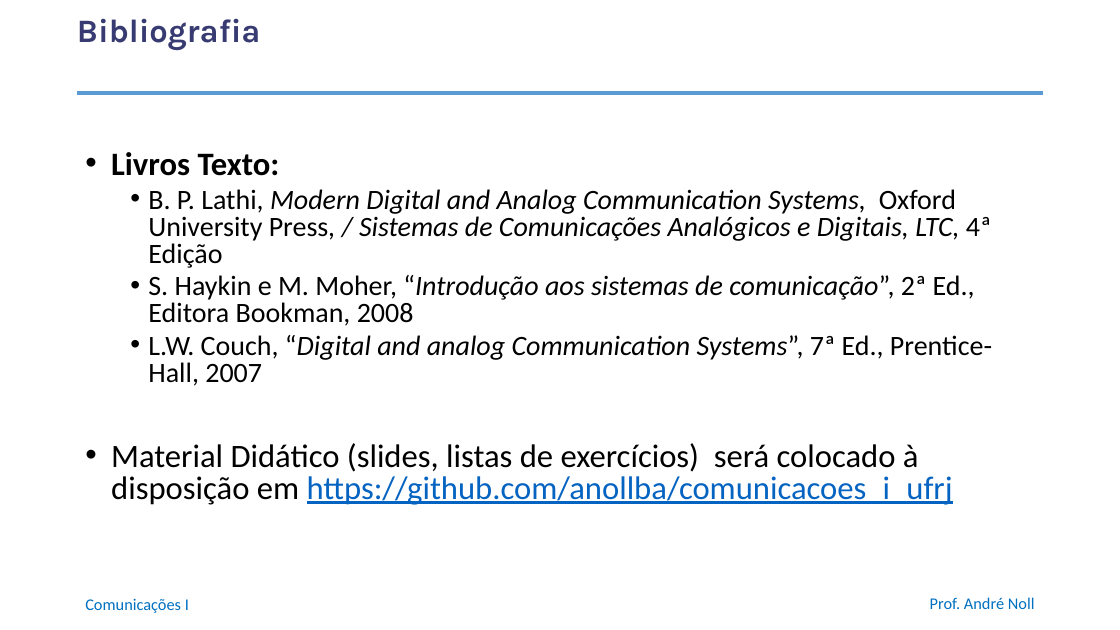
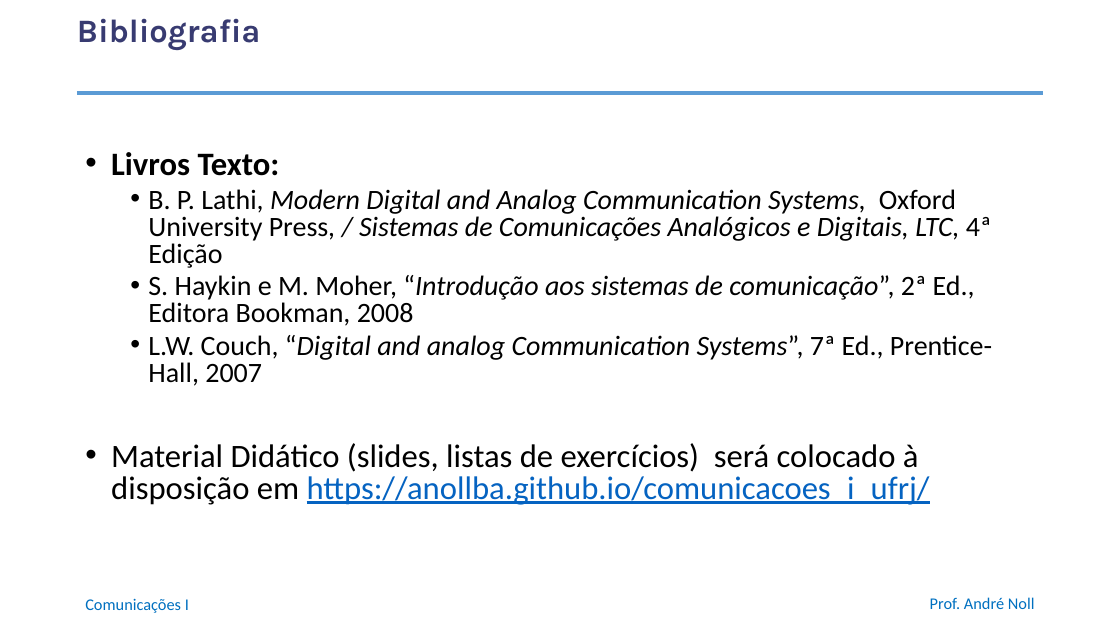
Before and after one commit to anollba/comunicacoes_i_ufrj, a slide deck: slide 6 of slides/Part0-Intro/00_01_Apresentação.pptx. Drawn at 1120x630 pixels with LibreOffice and Linux fonts; fonts in the diff are those of the drawing; background and template pictures are left out. Boxes give left, top, right and bottom in pixels: in the first picture for what was removed or moved away, otherwise in the second. Text is boxed around its words. In the diff, an @@ line names an element or a change of style, - is before the commit and + after.

Commit message:
Update Apresentação

```diff
--- a/slides/Part0-Intro/00_01_Apresentação.pptx
+++ b/slides/Part0-Intro/00_01_Apresentação.pptx
@@ text at [111, 443, 930, 505]: text changed @@
-• Material Didático (slides, listas de exercícios) será colocado à disposição em https://github.com/anollba/comunicacoes_i_ufrj
+• Material Didático (slides, listas de exercícios) será colocado à disposição em https://anollba.github.io/comunicacoes_i_ufrj/
```
Also in this commit, not shown: 1 other file.
